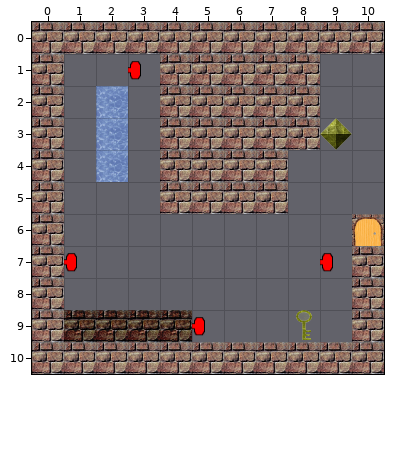
Tiled map -- Clockwise/assets/top-left.tmx. That is the earlier state.
Cells are 32x32 px. Shown: x 0..10, y 0..10. Tiles whose own drawing changed are shown in their newer look in all pictures.
The same view after the edit:
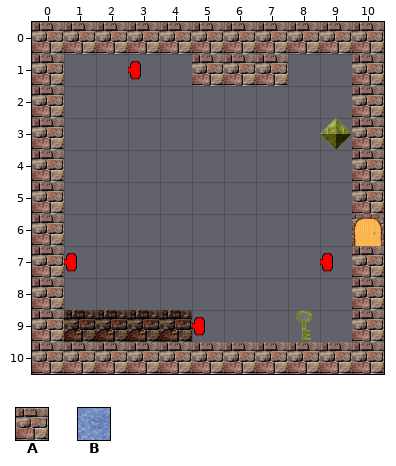
Key: from "tiles": A 0, B 1.
_ is an empty cell.
From old to new:
{"where": "layer \"Tile Layer 1\""}
{"y":1,"x":4,"old":"A","new":"_"}
{"y":1,"x":8,"old":"A","new":"_"}
{"y":1,"x":10,"old":"_","new":"A"}
{"y":2,"x":2,"old":"B","new":"_"}
{"y":2,"x":4,"old":"AAAAA","new":"_____"}
{"y":2,"x":10,"old":"_","new":"A"}
{"y":3,"x":2,"old":"B","new":"_"}
{"y":3,"x":4,"old":"AAAAA","new":"_____"}
{"y":3,"x":10,"old":"_","new":"A"}
{"y":4,"x":2,"old":"B","new":"_"}
{"y":4,"x":4,"old":"AAAA","new":"____"}
{"y":4,"x":10,"old":"_","new":"A"}
{"y":5,"x":4,"old":"AAAA","new":"____"}
{"y":5,"x":10,"old":"_","new":"A"}
{"label":"removed","picture_box":[160,54,320,214]}
{"label":"added","picture_box":[352,54,384,214]}
{"label":"removed","picture_box":[96,86,128,182]}
